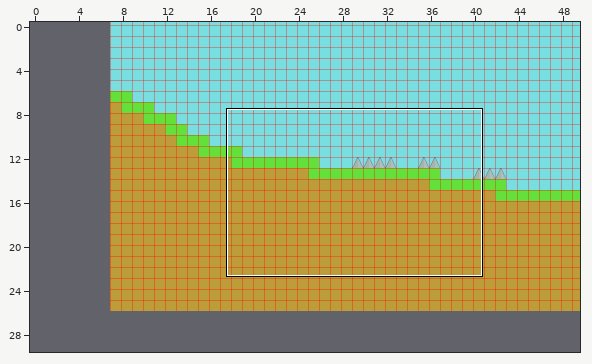
Two states of a Tiled map, levels/map.tmx. Above, an overview of the earlier version with the close-up marked.
Close-up. Before the edit:
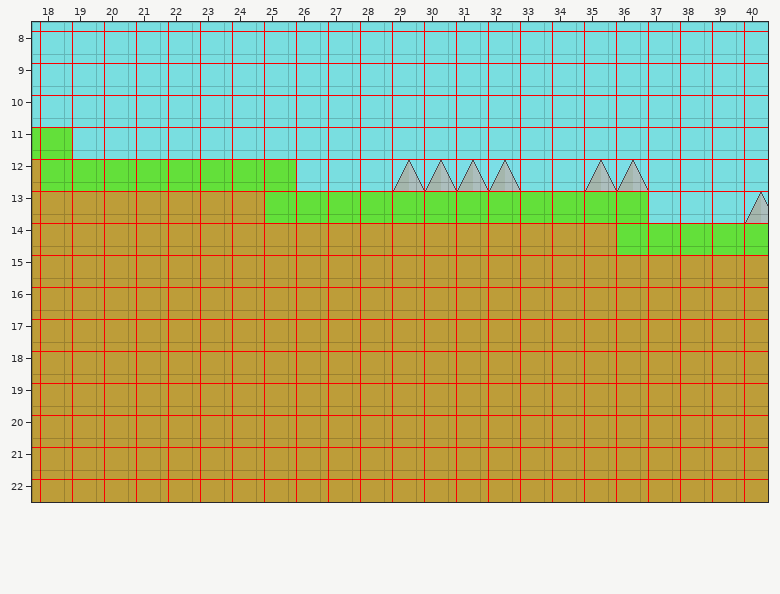
Cells are 32x32 px. Shown: x 18..40, y 8..22. Layer "Tile Layer 1" is drawn 232,-118 px off the grid.
And afterwards:
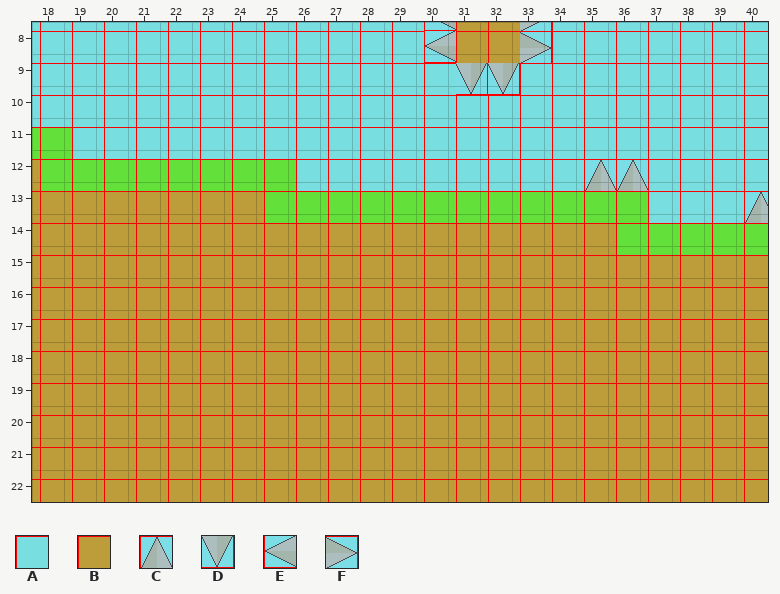
Key: from "Default tileset": A 0, B 2, C 3, D 3 turned 180, E 3 turned 270, F 3 turned 90.
_ is an empty cell.
The exact change:
{"where": "layer \"Tile Layer 1\""}
{"y":11,"x":23,"old":"AAAA","new":"EBBF"}
{"y":12,"x":23,"old":"AAAA","new":"EBBF"}
{"y":13,"x":24,"old":"AA","new":"DD"}
{"y":16,"x":22,"old":"CCCC","new":"AAAA"}
{"label":"changed","picture_box":[425,22,552,95]}
{"label":"changed","picture_box":[392,160,520,191]}
